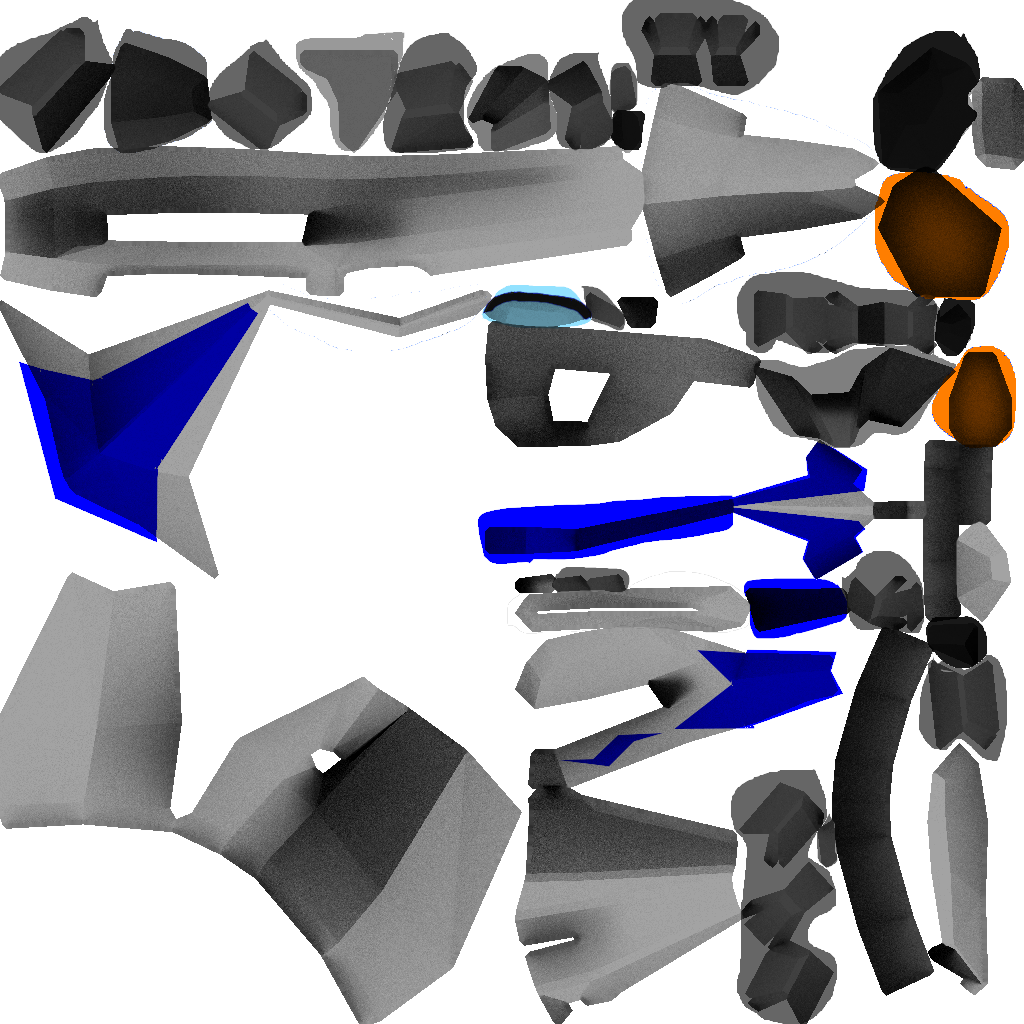
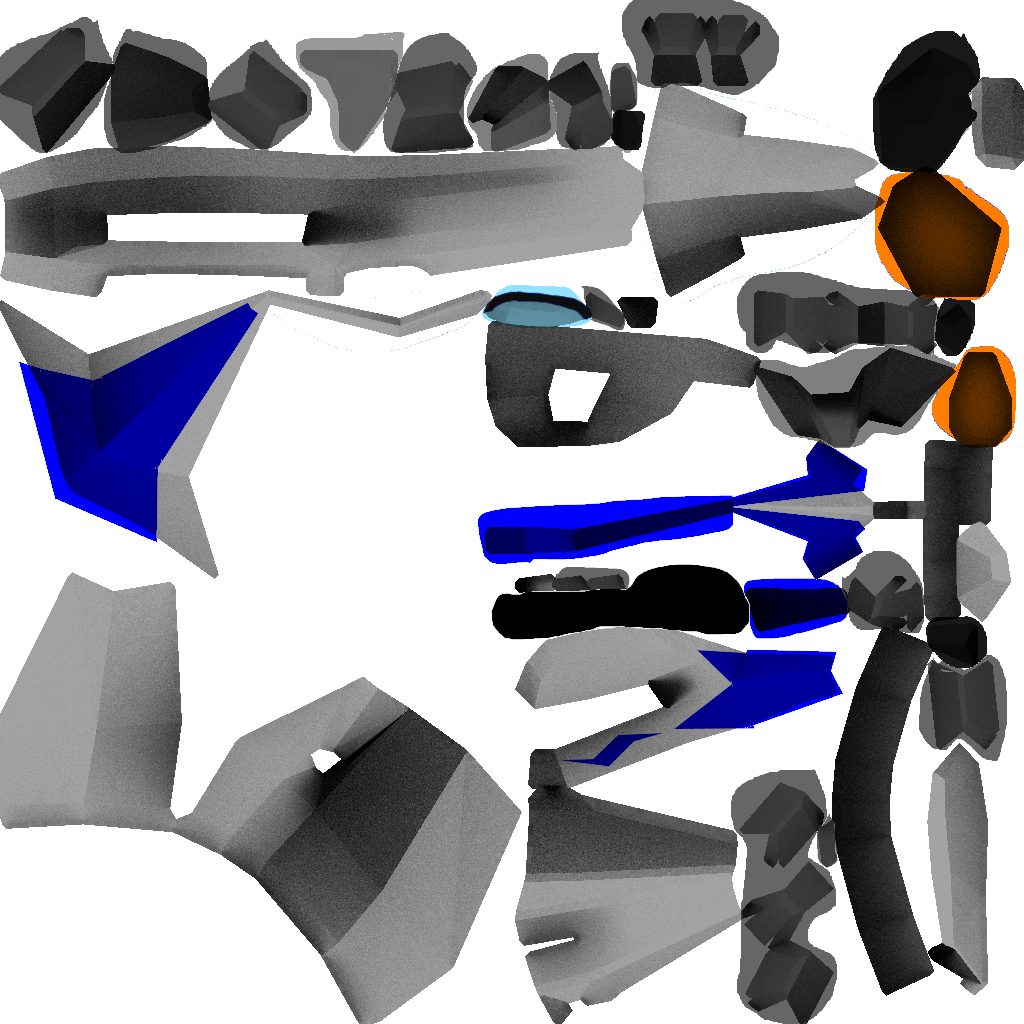
Comparing the layer stacks of the two w=1024, h=1024 images. Changes:
"fighter.png": blend multiply → normal, painted on it over [491, 95, 972, 640]
removed layer "diffuse" over [491, 95, 972, 640]
